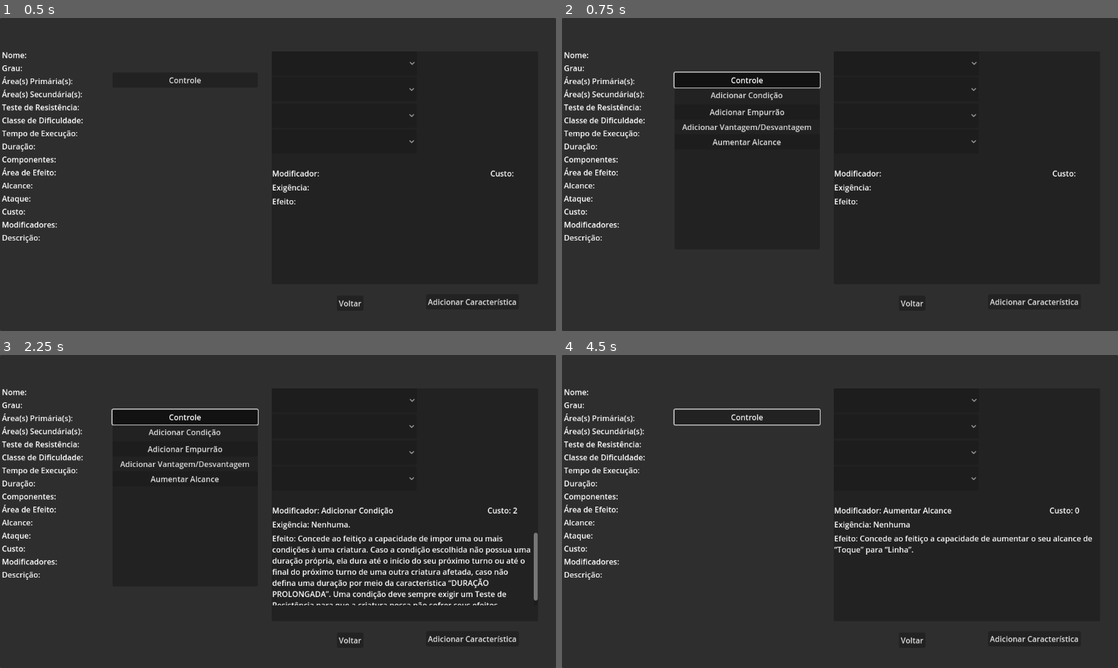
Above: before the commit, frames 1-4 (two rows, left to right).
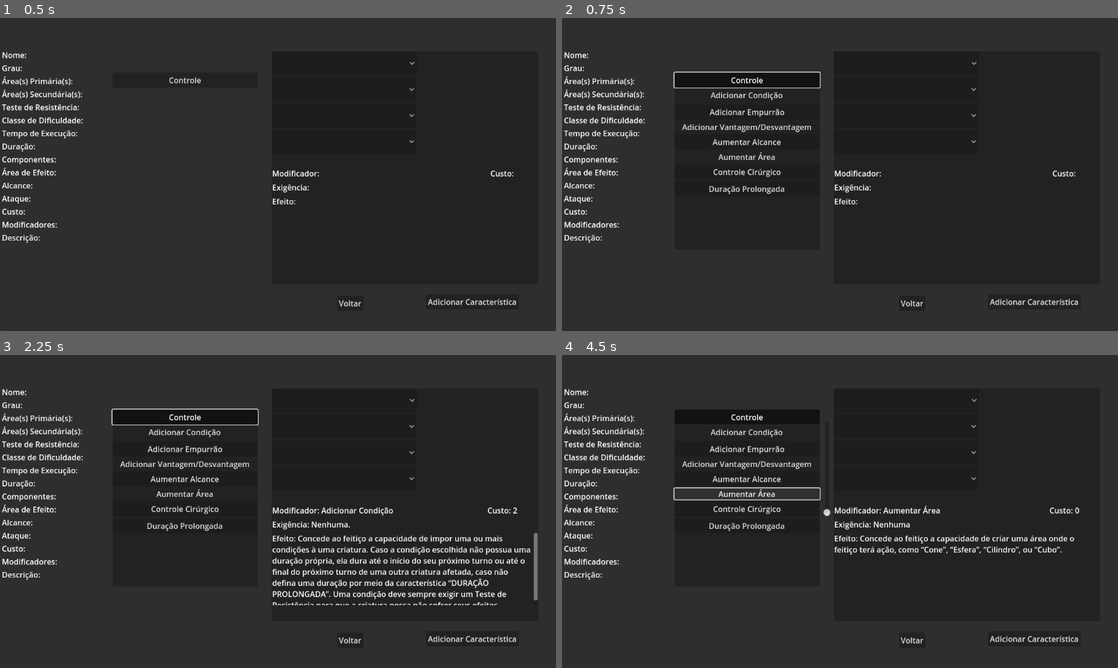
Above: after the commit, the same moments.

Repository: GuiSantosHashDaSilva/ArquivosDeMagnavia
Game: Godot game, scene res://Cenas/detalhes_magia.tscn
Two runs of this game, one before a commit and one after it. Both use one fixed random seed, a clock stepped at 60 frames per second and the inputs below. The project has no main scene, so this scene is started directly.
Inputs (mouse positions are in pixels of both pictures, inside the frame that each line leads up to):
- Up to frame 1 (0.5 s): no input
- Up to frame 2 (0.75 s): click "Controle" at 0.5 s
- Up to frame 3 (2.25 s): click "Adicionar Condição" at 1.25 s; click "Adicionar Empurrão" at 2 s
- Up to frame 4 (4.5 s): click "Adicionar Vantagem/Desvantagem" at 2.75 s; click "Aumentar Alcance" at 3.5 s; click (745, 492) at 4.25 s, where only the run after the commit has a clickable "Aumentar Área"

Frame 1 is identical in both runs. In frame 2, 0.4% of the frame differs, in the area x 26-40%, y 42-57%; in frame 3, 0.4%; in frame 4, 2.0%, in the area x 20-96%, y 17-64%.
Error before the commit: Invalid access to property or key 'nome' on a base object of type 'Nil'. (res://Scripts/detalhes_magia.gd:36)
Error after the commit: Invalid access to property or key 'nome' on a base object of type 'Nil'. (res://Scripts/detalhes_magia.gd:48)

Commit message:
implementados os modificadores 4, 5 e 6

Diff:
--- a/Cenas/button_modificador_add_0.tscn
+++ b/Cenas/button_modificador_add_0.tscn
@@ -6,7 +6,10 @@
 [sub_resource type="StyleBoxFlat" id="StyleBoxFlat_rh5x6"]
 bg_color = Color(0.6, 0.6, 0.6, 0)
 
-[node name="ButtonModificadorAdd0" type="Button" node_paths=PackedStringArray("panelVBoxBack", "vBoxPopUp", "vSliderEmpurrao", "vSliderAlcance")]
+[sub_resource type="StyleBoxFlat" id="StyleBoxFlat_vhyv0"]
+bg_color = Color(0.6, 0.6, 0.6, 0)
+
+[node name="ButtonModificadorAdd0" type="Button" node_paths=PackedStringArray("panelVBoxBack", "vBoxPopUp", "vSliderEmpurrao", "vSliderAlcance", "vSliderArea", "vSliderDuracaoUp")]
 custom_minimum_size = Vector2(301, 31)
 offset_left = 407.0
 offset_top = 38.0
@@ -19,6 +22,8 @@
 vBoxPopUp = NodePath("VBoxContainer")
 vSliderEmpurrao = NodePath("vSliderEmpurrao")
 vSliderAlcance = NodePath("vSliderAlcanceUp")
+vSliderArea = NodePath("vSliderAreaUp")
+vSliderDuracaoUp = NodePath("vSliderDuracaoUp")
 
 [node name="Panel" type="Panel" parent="."]
 custom_minimum_size = Vector2(301, 0)
@@ -51,6 +56,19 @@
 layout_mode = 2
 text = "Aumentar Alcance"
 
+[node name="buttonAumentarArea" type="Button" parent="VBoxContainer"]
+layout_mode = 2
+theme_override_styles/normal = SubResource("StyleBoxFlat_vhyv0")
+text = "Aumentar Área"
+
+[node name="buttonControleCirurgico" type="Button" parent="VBoxContainer"]
+layout_mode = 2
+text = "Controle Cirúrgico"
+
+[node name="buttonDuracaoUp" type="Button" parent="VBoxContainer"]
+layout_mode = 2
+text = "Duração Prolongada"
+
 [node name="vSliderEmpurrao" type="VSlider" parent="."]
 visible = false
 layout_mode = 0
@@ -62,13 +80,32 @@
 allow_greater = true
 
 [node name="vSliderAlcanceUp" type="VSlider" parent="."]
+visible = false
 layout_mode = 0
 offset_left = 308.0
 offset_top = 25.0
 offset_right = 324.0
 offset_bottom = 221.0
-max_value = 60.0
+max_value = 240.0
 step = 6.0
+
+[node name="vSliderAreaUp" type="VSlider" parent="."]
+visible = false
+layout_mode = 0
+offset_left = 308.0
+offset_top = 25.0
+offset_right = 324.0
+offset_bottom = 221.0
+max_value = 150.0
+step = 3.0
+
+[node name="vSliderDuracaoUp" type="VSlider" parent="."]
+layout_mode = 0
+offset_left = 308.0
+offset_top = 25.0
+offset_right = 324.0
+offset_bottom = 221.0
+rounded = true
 
 [connection signal="toggled" from="." to="." method="_on_toggled"]
 [connection signal="pressed" from="VBoxContainer/menuButtonAddStatus" to="." method="_on_menu_button_add_status_pressed"]
@@ -76,5 +113,10 @@
 [connection signal="pressed" from="VBoxContainer/buttonAddEmpurrao" to="." method="_on_button_add_empurrao_pressed"]
 [connection signal="pressed" from="VBoxContainer/buttonAddVantagemDesv" to="." method="_on_button_add_vantagem_desv_pressed"]
 [connection signal="pressed" from="VBoxContainer/buttonAumentarAlcance" to="." method="_on_button_aumentar_alcance_pressed"]
+[connection signal="pressed" from="VBoxContainer/buttonAumentarArea" to="." method="_on_button_aumentar_area_pressed"]
+[connection signal="pressed" from="VBoxContainer/buttonControleCirurgico" to="." method="_on_button_controle_cirurgico_pressed"]
+[connection signal="pressed" from="VBoxContainer/buttonDuracaoUp" to="." method="_on_button_duracao_up_pressed"]
 [connection signal="value_changed" from="vSliderEmpurrao" to="." method="_on_v_slider_empurrao_value_changed"]
 [connection signal="value_changed" from="vSliderAlcanceUp" to="." method="_on_v_slider_alcance_up_value_changed"]
+[connection signal="value_changed" from="vSliderAreaUp" to="." method="_on_v_slider_area_up_value_changed"]
+[connection signal="value_changed" from="vSliderDuracaoUp" to="." method="_on_v_slider_duracao_up_value_changed"]
--- a/Cenas/detalhes_magia.tscn
+++ b/Cenas/detalhes_magia.tscn
@@ -256,8 +256,13 @@
 [connection signal="item_selected" from="mainPanel/panelCaracteristicas/VBoxContainer/optionControle" to="." method="_on_option_controle_item_selected"]
 [connection signal="botao_add_vantagem_desv" from="mainPanel/ButtonModificadorAdd0" to="." method="_on_button_modificador_add_0_botao_add_vantagem_desv"]
 [connection signal="botao_alcance_up" from="mainPanel/ButtonModificadorAdd0" to="." method="_on_button_modificador_add_0_botao_alcance_up"]
+[connection signal="botao_area_up" from="mainPanel/ButtonModificadorAdd0" to="." method="_on_button_modificador_add_0_botao_area_up"]
+[connection signal="botao_controle_cirurgico" from="mainPanel/ButtonModificadorAdd0" to="." method="_on_button_modificador_add_0_botao_controle_cirurgico"]
+[connection signal="botao_duracao_up" from="mainPanel/ButtonModificadorAdd0" to="." method="_on_button_modificador_add_0_botao_duracao_up"]
 [connection signal="botao_empurrao" from="mainPanel/ButtonModificadorAdd0" to="." method="_on_button_modificador_add_0_botao_empurrao"]
 [connection signal="botao_status" from="mainPanel/ButtonModificadorAdd0" to="." method="_on_button_modificador_add_0_botao_status"]
 [connection signal="status_selecionado" from="mainPanel/ButtonModificadorAdd0" to="." method="_on_button_modificador_add_0_status_selecionado"]
 [connection signal="valor_alcance" from="mainPanel/ButtonModificadorAdd0" to="." method="_on_button_modificador_add_0_valor_alcance"]
+[connection signal="valor_area" from="mainPanel/ButtonModificadorAdd0" to="." method="_on_button_modificador_add_0_valor_area"]
+[connection signal="valor_duracao" from="mainPanel/ButtonModificadorAdd0" to="." method="_on_button_modificador_add_0_valor_duracao"]
 [connection signal="valor_empurrao" from="mainPanel/ButtonModificadorAdd0" to="." method="_on_button_modificador_add_0_valor_empurrao"]
--- a/Scripts/Feitico.gd
+++ b/Scripts/Feitico.gd
@@ -10,10 +10,10 @@
 var testeResistencia: String;
 var CD: int;
 var tempoExecucao: String;
-var duracao: String;
+var duracao: int;
 var componentes: Array[String];
 var areaEfeito: Array[String];
-var alcance: String;
+var alcance: int;
 var ataque: int;
 var custo: int;
 var descricao: String;
@@ -28,11 +28,11 @@
 	_testeResistencia: String = "",
 	_CD: int = 0,
 	_tempoExecucao: String = "",
-	_duracao: String = "",
+	_duracao: int = 0,
 	_componentes: Array[String] = [],
 	_ataque: int = 0,
 	_custo: int = 0,
-	_alcance: String = "",
+	_alcance: int = 0,
 	_areaEfeito: Array[String] = [],
 	_descricao: String = ""
 ) -> void:
--- a/Scripts/GerenciadorPersonagens.gd
+++ b/Scripts/GerenciadorPersonagens.gd
@@ -25,11 +25,11 @@
 	testeResistencia: String,
 	CD: int,
 	tempoExecucao: String,
-	duracao: String,
+	duracao: int,
 	componentes: Array[String],
 	ataque: int,
 	custo: int,
-	alcance: String,
+	alcance: int,
 	areaEfeito: Array[String],
 	descricao: String) -> void:
 		var novoFeitico: Feitico = Feitico.new(nome,grau,area1,area2,testeResistencia,CD,tempoExecucao,duracao,componentes,ataque,custo,alcance,areaEfeito,descricao)
--- a/Scripts/button_modificador_add_0.gd
+++ b/Scripts/button_modificador_add_0.gd
@@ -4,6 +4,8 @@
 @export var vBoxPopUp: VBoxContainer;
 @export var vSliderEmpurrao: VSlider;
 @export var vSliderAlcance: VSlider;
+@export var vSliderArea: VSlider;
+@export var vSliderDuracaoUp: VSlider;
 
 signal botao_status();
 signal status_selecionado(index:int);
@@ -16,12 +18,19 @@
 signal botao_alcance_up();
 signal valor_alcance(value:float);
 
+signal botao_area_up();
+signal valor_area(value:float);
+
+signal botao_controle_cirurgico();
+
+signal botao_duracao_up();
+signal valor_duracao(value:float);
+
 # Called when the node enters the scene tree for the first time.
 func _ready() -> void:
 	panelVBoxBack.visible = false;
 	vBoxPopUp.visible = false;
-	vSliderEmpurrao.visible = false;
-	vSliderAlcance.visible = false;
+	_sliders_invisivel();
 
 
 # Called every frame. 'delta' is the elapsed time since the previous frame.
@@ -36,12 +45,17 @@
 	else:
 		panelVBoxBack.visible = false;
 		vBoxPopUp.visible = false;
-		vSliderEmpurrao.visible = false;
-		vSliderAlcance.visible = false;
+		_sliders_invisivel();
+
+func _sliders_invisivel() -> void:
+	vSliderEmpurrao.visible = false;
+	vSliderAlcance.visible = false;
+	vSliderArea.visible = false;
+	vSliderDuracaoUp.visible = false;
 
 #region mod add_status
 func _on_menu_button_add_status_pressed() ->void:
-	vSliderEmpurrao.visible = false;
+	_sliders_invisivel();
 	botao_status.emit();
 
 func _on_menu_button_add_status_status_selecionado(index:int) -> void:
@@ -50,6 +64,7 @@
 
 #region mod add_empurrao
 func _on_button_add_empurrao_pressed() -> void:
+	_sliders_invisivel();
 	vSliderEmpurrao.visible = true;
 	botao_empurrao.emit();
 
@@ -58,13 +73,39 @@
 #endregion
 
 func _on_button_add_vantagem_desv_pressed() -> void:
+	_sliders_invisivel();
 	botao_add_vantagem_desv.emit();
 
 #region mod alcance_up
 func _on_button_aumentar_alcance_pressed() -> void:
+	_sliders_invisivel();
 	vSliderAlcance.visible = true;
 	botao_alcance_up.emit();
 
 func _on_v_slider_alcance_up_value_changed(value:float) -> void:
 	valor_alcance.emit(value);
 #endregion
+
+#region mod area_up
+func _on_button_aumentar_area_pressed() -> void:
+	_sliders_invisivel();
+	vSliderArea.visible = true;
+	botao_area_up.emit();
+
+func _on_v_slider_area_up_value_changed(value:float) -> void:
+	valor_area.emit(value);
+#endregion
+
+func _on_button_controle_cirurgico_pressed() -> void:
+	_sliders_invisivel();
+	botao_controle_cirurgico.emit();
+
+#region mod duração up
+func _on_button_duracao_up_pressed() -> void:
+	_sliders_invisivel();
+	vSliderDuracaoUp.visible = true;
+	botao_duracao_up.emit();
+
+func _on_v_slider_duracao_up_value_changed(value:float) -> void:
+	valor_duracao.emit(value);
+#endregion
--- a/Scripts/criacao_magia.gd
+++ b/Scripts/criacao_magia.gd
@@ -31,6 +31,8 @@
 var qtdAreaP: int = 0;
 var qtdAreaS: int = 0;
 var valorGrau: int = 1;
+var duracao: int = 0;
+var alcance: int = 0;
 var listaAreasP: Array[String] = [];
 var listaAreasS: Array[String] = [];
 var listaComponentes: Array[String] = [];
@@ -50,8 +52,6 @@
 func _on_button_criar_magia_pressed() -> void:
 	var nome: String = lineNome.text;
 	var tempoExecucao: String = optionButtonExec.get_item_text(indiceTempoExec);
-	var duracao: String = lineDuracao.text;
-	var alcance: String = lineAlcance.text;
 	var descricao: String = textDescricao.text;
 	GerenciadorPersonagens.adicionarFeitico(nome,valorGrau,listaAreasP,listaAreasS,testeRes,CD,tempoExecucao,duracao,listaComponentes,ataque,custo,alcance,listaAoE,descricao);
 	get_tree().change_scene_to_file("res://Cenas/MainMenu.tscn");
--- a/Scripts/detalhes_magia.gd
+++ b/Scripts/detalhes_magia.gd
@@ -26,10 +26,22 @@
 var efeitoMod:String;
 var exigenciaMod:String;
 var custoMod:int;
-var dobroGrau: int;
+
+
+#variáveis do modificador "aumentar alcance"
 var alcanceDobrado: int;
 var alcancePos60: int;
 var valorSliderAlcanceOld: float;
+
+#variáveis do modificador "aumentar área
+var areaDobrada: int;
+var areaPos30: int;
+var valorSliderAreaOld: float;
+
+#variáveis do modificador "duração prolongada"
+var duracaoDobrada: int;
+var duracaoPos60: int;
+var valorSliderDuracaoOld: float;
 
 # Called when the node enters the scene tree for the first time.
 func _ready() -> void:
@@ -40,16 +52,14 @@
 	labelTesteRes.text = "Teste de Resistência: " + GerenciadorPersonagens.feiticoSelecionado.testeResistencia;
 	labelCD.text = "Classe de Dificuldade: " + str(GerenciadorPersonagens.feiticoSelecionado.CD);
 	labelTempoExec.text = "Tempo de Execução: " + GerenciadorPersonagens.feiticoSelecionado.tempoExecucao;
-	labelDuracao.text = "Duração: " + GerenciadorPersonagens.feiticoSelecionado.duracao;
+	labelDuracao.text = "Duração: " + str(GerenciadorPersonagens.feiticoSelecionado.duracao);
 	labelComponentes.text = "Componentes: " + ", ".join(GerenciadorPersonagens.feiticoSelecionado.componentes);
 	labelAOE.text = "Área de Efeito: " + ", ".join(GerenciadorPersonagens.feiticoSelecionado.areaEfeito);
-	labelAlcance.text = "Alcance: " + GerenciadorPersonagens.feiticoSelecionado.alcance;
+	labelAlcance.text = "Alcance: " + str(GerenciadorPersonagens.feiticoSelecionado.alcance);
 	labelAtaque.text = "Ataque: " + str(GerenciadorPersonagens.feiticoSelecionado.ataque);
 	labelCusto.text = "Custo: " + str(GerenciadorPersonagens.feiticoSelecionado.custo);
 	labelModificadores.text = "Modificadores: " + ", ".join(GerenciadorPersonagens.feiticoSelecionado.modificadores)
 	labelDescricao.text = "Descrição: " + GerenciadorPersonagens.feiticoSelecionado.descricao;
-
-	dobroGrau = GerenciadorPersonagens.feiticoSelecionado.grau * 2
 
 
 # Called every frame. 'delta' is the elapsed time since the previous frame.
@@ -137,47 +147,106 @@
 	custoMod = 0;
 	_atualizar_label_mod();
 
-#a função tem um erro caso o alcance inicial não seja
 func _on_button_modificador_add_0_valor_alcance(value:float) -> void:
-	if int(GerenciadorPersonagens.feiticoSelecionado.alcance) + value <= 60:
+	if GerenciadorPersonagens.feiticoSelecionado.alcance + value <= 60:
 		custoMod = value/6;
 		labelCustoMod.text = "Custo: " + str(custoMod);
-		alcancePos60 = int(GerenciadorPersonagens.feiticoSelecionado.alcance) + value;
+		alcancePos60 = GerenciadorPersonagens.feiticoSelecionado.alcance + value;
 		valorSliderAlcanceOld = value;
-		print("Alcance até 60: " + str(value));
 	elif valorSliderAlcanceOld < value:
 		alcanceDobrado = alcancePos60 * 2;
 		custoMod += 4;
 		alcancePos60 = alcanceDobrado;
 		labelCustoMod.text = "Custo: " + str(custoMod);
 		valorSliderAlcanceOld = value;
-		print("Alcance pós 60: " + str(alcancePos60));
 	else:
 		alcanceDobrado = alcancePos60 / 2;
 		custoMod -= 4;
 		alcancePos60 = alcanceDobrado;
 		labelCustoMod.text = "Custo: " + str(custoMod);
 		valorSliderAlcanceOld = value;
-		print("Alcance pós 60: " + str(alcancePos60));
-#endregion
+#endregion
+
+#region aumetar_area
+func _on_button_modificador_add_0_botao_area_up() -> void:
+	nomeMod = "Aumentar Área";
+	efeitoMod = "Concede ao feitiço a capacidade de criar uma área onde o feitiço terá ação, como “Cone”, “Esfera”, “Cilindro”, ou “Cubo”.";
+	exigenciaMod = "Nenhuma";
+	custoMod = 0;
+	_atualizar_label_mod();
+
+
+func _on_button_modificador_add_0_valor_area(value:float) -> void:
+	if GerenciadorPersonagens.feiticoSelecionado.alcance + value <= 30:
+		custoMod = 2 * (value/3);
+		labelCustoMod.text = "Custo: " + str(custoMod);
+		areaPos30 = GerenciadorPersonagens.feiticoSelecionado.alcance + value;
+		valorSliderAreaOld = value;
+	elif valorSliderAreaOld < value:
+		areaDobrada = areaPos30 * 2;
+		custoMod += 8;
+		areaPos30 = areaDobrada;
+		labelCustoMod.text = "Custo: " + str(custoMod);
+		valorSliderAreaOld = value;
+	else:
+		areaDobrada = areaPos30 / 2;
+		custoMod -= 8;
+		areaPos30 = areaDobrada;
+		labelCustoMod.text = "Custo: " + str(custoMod);
+		valorSliderAreaOld = value;
+#endregion
+
+func _on_button_modificador_add_0_botao_controle_cirurgico() -> void:
+	nomeMod = "Controle Cirurgíco";
+	efeitoMod = "Concede ao feitiço a capacidade de manter criaturas aliadas e o conjurador seguras na área do feitiço. Ao executar, você pode escolher um número de criaturas igual ao grau, dentro da área do feitiço, para não sofrer nenhum dano ou condição.";
+	exigenciaMod = "Um feitiço que obriga outras criaturas a realizarem um Teste de Resistência para não sofrer dano ou condição.";
+	custoMod = 5;
+	_atualizar_label_mod();
+
+func _on_button_modificador_add_0_botao_duracao_up() -> void:
+	nomeMod = "Duração Prolongada";
+	efeitoMod = "Concede ao feitiço a capacidade de estender a duração de condições ou efeitos.";
+	exigenciaMod = "O feitiço deve ter algum efeito ou condição.";
+	custoMod = 0;
+	_atualizar_label_mod();
+
+func _on_button_modificador_add_0_valor_duracao(value:float) -> void:
+	if GerenciadorPersonagens.feiticoSelecionado.duracao + value <= 60:
+		if GerenciadorPersonagens.feiticoSelecionado.duracao + value == 1 and valorSliderDuracaoOld == 0:
+			custoMod += 4;
+			labelCustoMod.text = "Custo: " + str(custoMod);
+			valorSliderDuracaoOld = value;
+		elif valorSliderDuracaoOld < value:
+			custoMod += 2;
+			labelCustoMod.text = "Custo: " + str(custoMod);
+			duracaoPos60 = GerenciadorPersonagens.feiticoSelecionado.duracao + value;
+			valorSliderDuracaoOld = value;
+	elif valorSliderDuracaoOld < value:
+		duracaoDobrada = duracaoPos60 * 2;
+		custoMod += 8;
+		duracaoPos60 = duracaoDobrada;
+		labelCustoMod.text = "Custo: " + str(custoMod);
+		valorSliderDuracaoOld = value;
+	if value < valorSliderDuracaoOld:
+		if valorSliderDuracaoOld <= 60:
+			if valorSliderDuracaoOld == 1 and value < valorSliderDuracaoOld:
+				custoMod -= 4;
+				labelCustoMod.text = "Custo: " + str(custoMod);
+				valorSliderDuracaoOld = value;
+			else:
+				custoMod -= 2;
+				labelCustoMod.text = "Custo: " + str(custoMod);
+				valorSliderDuracaoOld = value;
+		elif valorSliderDuracaoOld > 60:
+			duracaoDobrada = duracaoPos60 / 2;
+			custoMod -= 8;
+			duracaoPos60 = duracaoDobrada;
+			labelCustoMod.text = "Custo: " + str(custoMod);
+			valorSliderDuracaoOld = value;
+
 
 func _on_option_controle_item_selected(index:int) -> void:
 	match index:
-		4:
-			nomeMod = "Aumentar Área";
-			efeitoMod = "Concede ao feitiço a capacidade de criar uma área onde o feitiço terá ação, como “Cone”, “Esfera”, “Cilindro”, ou “Cubo”.";
-			exigenciaMod = "Nenhuma.";
-			custoMod = 0; #2 PM para cada 3 metros adicionais caso chegue a 30 metros pode se usar 8 PM para se duplicar cada vez.
-		5:
-			nomeMod = "Controle Cirurgíco";
-			efeitoMod = "Concede ao feitiço a capacidade de manter criaturas aliadas e o conjurador seguras na área do feitiço. Ao executar, você pode escolher um número de criaturas igual ao grau, dentro da área do feitiço, para não sofrer nenhum dano ou condição.";
-			exigenciaMod = "Um feitiço que obriga outras criaturas a realizarem um Teste de Resistência para não sofrer dano ou condição.";
-			custoMod = 5;
-		6:
-			nomeMod = "Duração Prolongada";
-			efeitoMod = "Concede ao feitiço a capacidade de estender a duração de condições ou efeitos.";
-			exigenciaMod = "O feitiço deve ter algum efeito ou condição.";
-			custoMod = 0; #4 PM para o primeiro minuto e 2 PM para cada minuto posterior, depois de 60 minutos caso gaste 8 PM dobra.
 		7:
 			nomeMod = "Feitiço Rápido";
 			efeitoMod = "Concede ao feitiço a possibilidade de tornar sua execução possível com uma “Ação Bônus” ou “Reação”.";
@@ -202,7 +271,7 @@
 			nomeMod = "Feitiço de Uma Só Mão";
 			efeitoMod = "Concede ao feitiço a necessidade de se usar apenas uma mão para se realizar o feitiço, podendo usar a outra mão livre para atacar se quiser.";
 			exigenciaMod = "Nenhuma.";
-			custoMod = dobroGrau;
+			custoMod = 0 #dobro do grau;
 		12:
 			nomeMod = "Alteração de Teste de Resistência";
 			efeitoMod = "Troca o teste de resistência do feitiço.";
Not shown: 1 places in Cenas/button_modificador_add_0.tscn that only renumber resources
